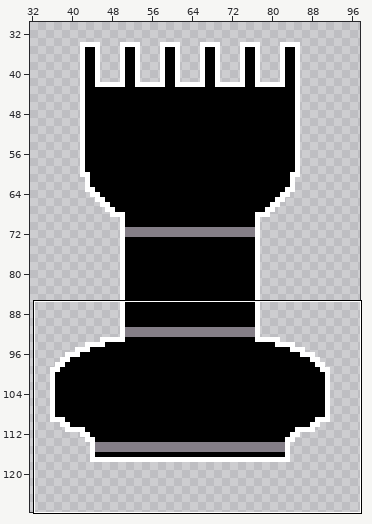
Two states of a pixel-art file, aseprite/Rook_Black.aseprite. Above: a wide view before the commit, with the close-up outlined.
Close-up. Before:
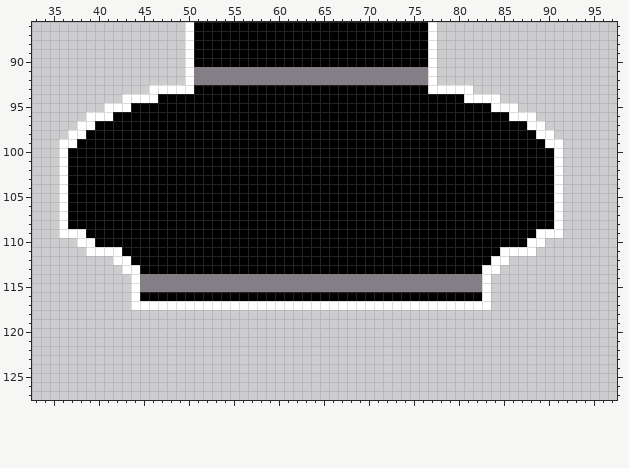
128x128 pixels, 1 frame. Shown: x 33..97, y 86..127. The wide view leaves out empty margins. The commit also changed other parts of the picture, which this record leaves out.
Once edited:
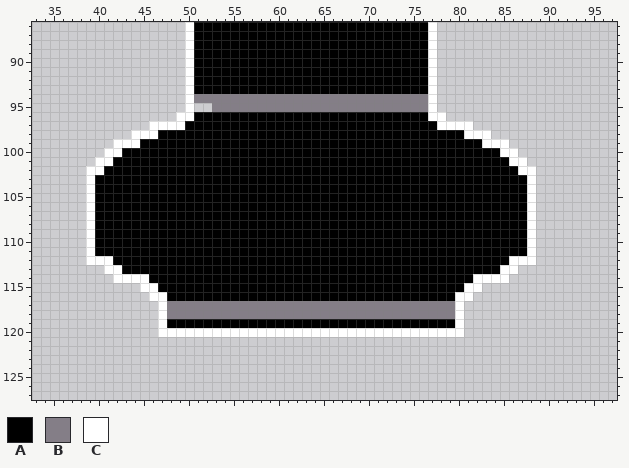
Palette (. is transparent): A #000000  B #847e87  C #ffffff
Changes in this commit:
Changed rows in their new state; - is an unchanged pixel.
Layers "Right", "Left":
first column x 36:
 91 ---------------AAAAAAAAAAAAAAAAAAAAAAAAAA---------------
 92 ---------------AAAAAAAAAAAAAAAAAAAAAAAAAA---------------
 93 ----------....----------------------------....----------
 94 -------.......CBBBBBBBBBBBBBBBBBBBBBBBBBBC.......-------
 95 -----.........C..BBBBBBBBBBBBBBBBBBBBBBBBC.........-----
 96 ---..........CC--------------------------CC..........---
 97 --........CCCC----------------------------CCCC........--
 98 -.......CCC----------------------------------CCC.......-
 99 ......CCC--------------------------------------CCC......
100 .....CC------------------------------------------CC.....
101 ....CC--------------------------------------------CC....
102 ...CC----------------------------------------------CC...
103 ...C------------------------------------------------C...
104 ...C------------------------------------------------C...
105 ...C------------------------------------------------C...
106 ...C------------------------------------------------C...
107 ...C------------------------------------------------C...
108 ...C------------------------------------------------C...
109 ...C------------------------------------------------C...
110 --.--------------------------------------------------.--
111 ----AAA------------------------------------------AAA----
112 ---CCCAA----------------------------------------AACCC---
113 -----CCAA--------------------------------------AACC-----
114 ------CC-CAAAAAAAAAAAAAAAAAAAAAAAAAAAAAAAAAAAAC-CC------
115 --------.CCAAAAAAAAAAAAAAAAAAAAAAAAAAAAAAAAAACC.--------
116 --------..CC--------------------------------CC..--------
117 --------...-BBBBBBBBBBBBBBBBBBBBBBBBBBBBBBBB-...--------
118 -----------CBBBBBBBBBBBBBBBBBBBBBBBBBBBBBBBBC-----------
119 -----------CAAAAAAAAAAAAAAAAAAAAAAAAAAAAAAAAC-----------
120 -----------CCCCCCCCCCCCCCCCCCCCCCCCCCCCCCCCCC-----------
Boxes around the changes in both close-ups, in picture pixels (x1, y1, x2, y2):
changed: (59, 67, 563, 337)
